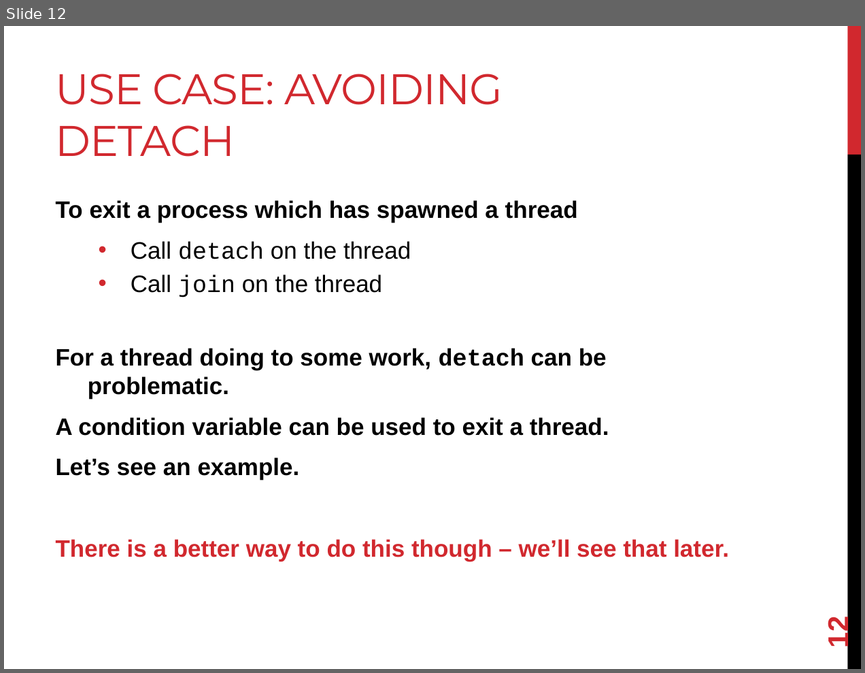
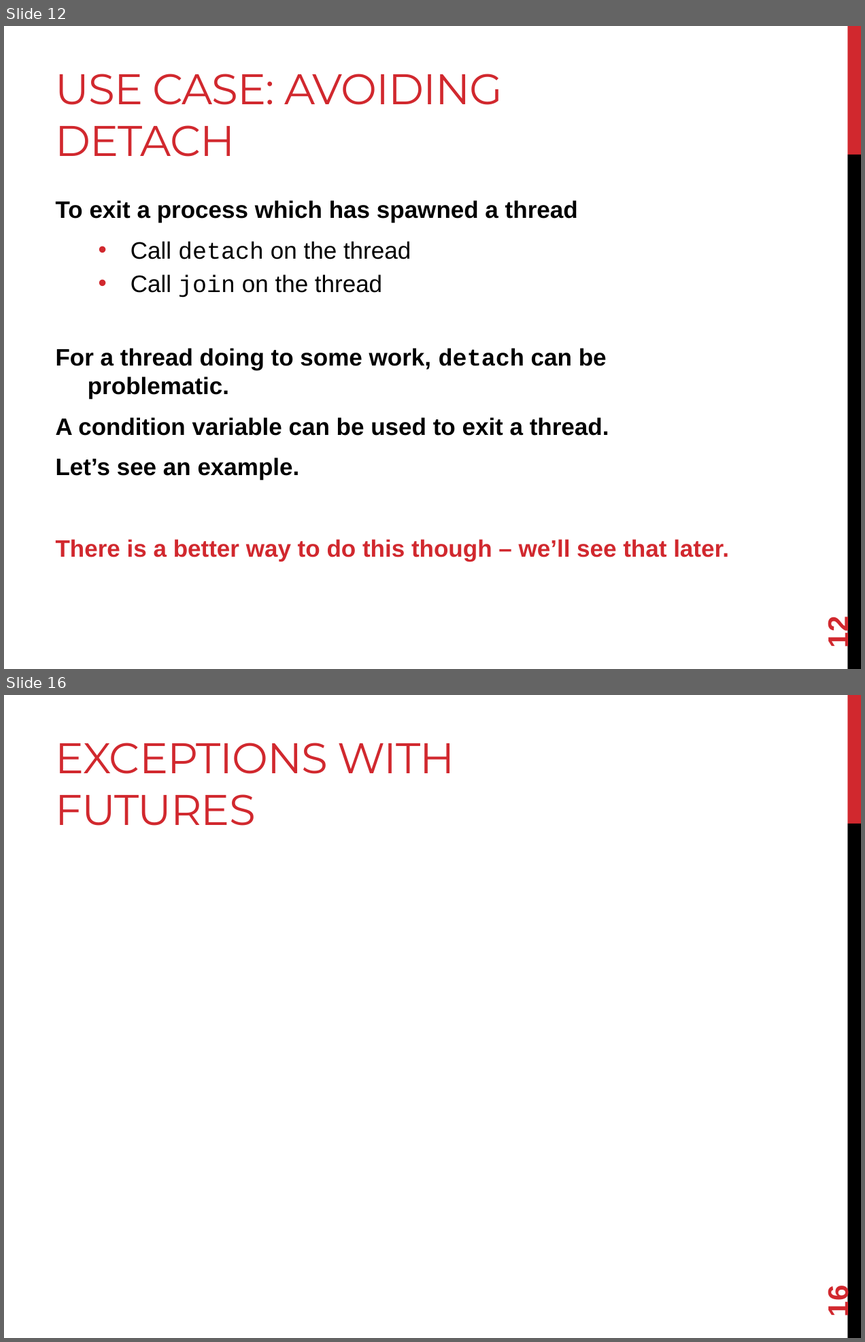
Before and after one commit to joshpeterson/DevelopingConcurrentSoftware, a slide deck: Lectures/Asynchronous Operations/Asynchronous Operations.pptx. Shown one above the other, each under a label of ours: slide 12 before the commit, slides 12 and 16 after it; the slides between them are not shown. The pictures are 865x673 and 865x1342 pixels, drawn with LibreOffice and Linux fonts; fonts in the diff are those of the drawing. Boxes give left, top, right and bottom in pixels: in the first picture for what was removed or moved away, otherwise in the second. Text is boxed around its words. In the diff, an @@ line names an element or a change of style, - is before the commit and + after.

```diff
--- a/Lectures/Asynchronous Operations/Asynchronous Operations.pptx
+++ b/Lectures/Asynchronous Operations/Asynchronous Operations.pptx
@@ slide 16 added at (4,695,861,1338), background #FFFFFF; not listed: 2 template elements that a slide beside it also shows @@
@@ title added at (56,743,455,826), 36 pt, text #D1282E @@
+EXCEPTIONS WITH FUTURES
@@ page number added at (822,1288,854,1317), 24 pt, text #D1282E, bold @@
+16
```
Also in this commit, not shown: 6 slides changed, 2 other slides added, 4 other files.
